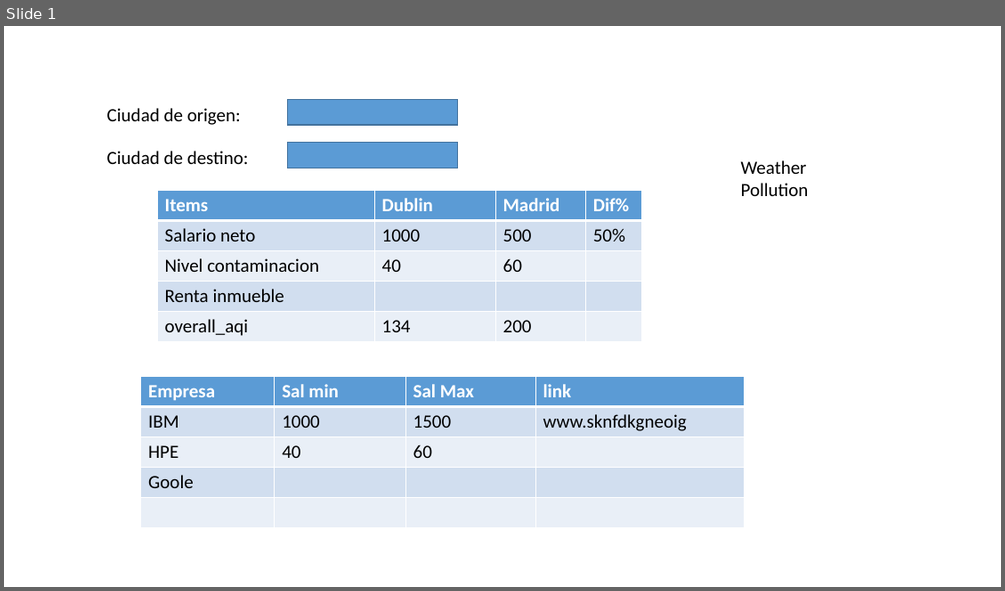
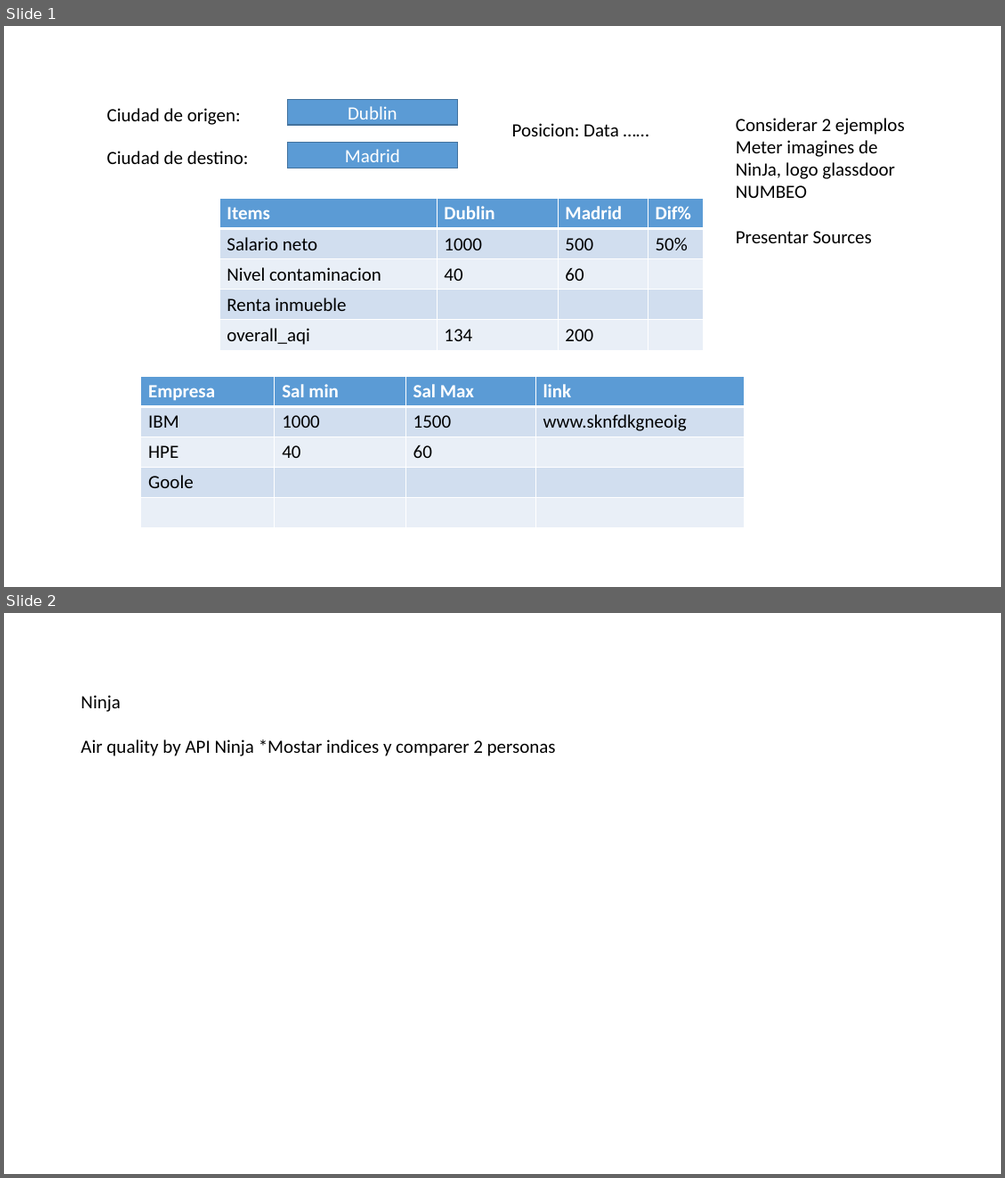
Before and after one commit to ta-data-pt-rmt/project-webscraping-apis, a slide deck: your-project/product_draft.pptx. Shown one above the other, each under a label of ours: slide 1 before the commit, slides 1 and 2 after it. The pictures are 1005x591 and 1005x1178 pixels, drawn with LibreOffice and Linux fonts; fonts in the diff are those of the drawing. Boxes give left, top, right and bottom in pixels: in the first picture for what was removed or moved away, otherwise in the second. Text is boxed around its words. In the diff, an @@ line names an element or a change of style, - is before the commit and + after.

```diff
--- a/your-project/product_draft.pptx
+++ b/your-project/product_draft.pptx
@@ slide 2 added at box(4, 613, 1001, 1174), background #FFFFFF @@
@@ text added at box(81, 695, 556, 756), 18 pt, text #000000 @@
+Ninja
+Air quality by API Ninja *Mostar indices y comparer 2 personas
@@ slide 1 changed as well @@
@@ text in rectangle at box(348, 106, 397, 125): text added @@
+Dublin
@@ text added at box(512, 123, 619, 136), 18 pt, text #000000 @@
+Posicion: Data ……
@@ text added at box(736, 118, 905, 243), 18 pt, text #000000 @@
+Considerar 2 ejemplos
+Meter imagines de NinJa, logo glassdoor
+NUMBEO
+Presentar Sources
@@ text in rectangle at box(345, 149, 400, 162): text added @@
+Madrid
@@ text removed at box(741, 160, 809, 196) @@
-Weather
-Pollution
@@ table: place and size @@
-table at box(157, 190, 642, 342)
+table at box(219, 199, 704, 351)
```
Also in this commit, not shown: 23 other files.
